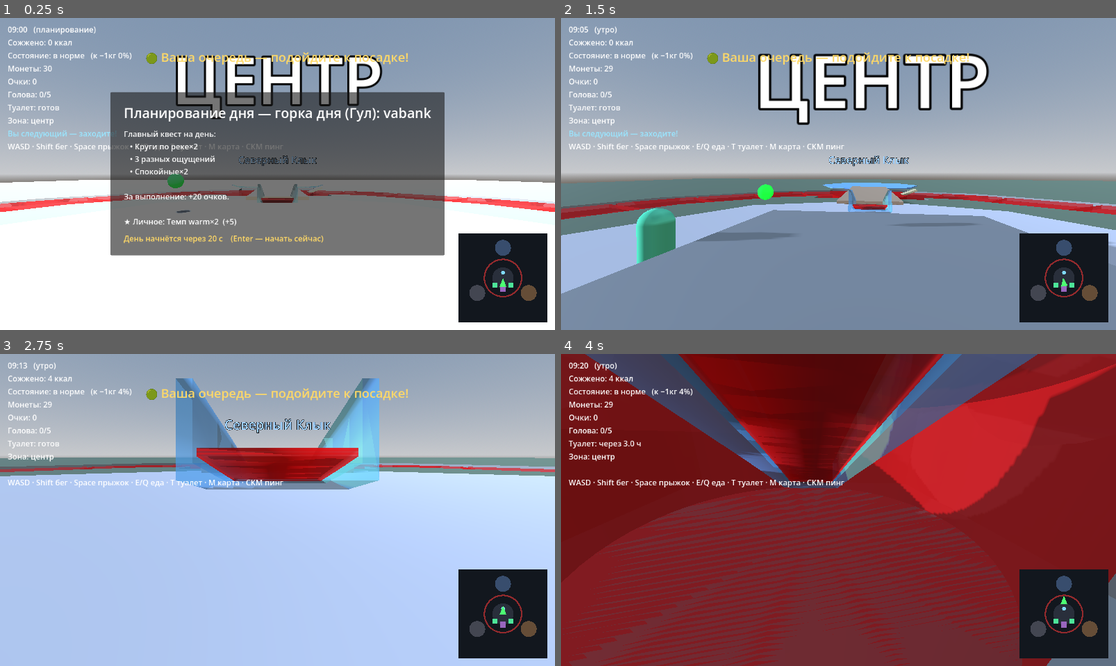
Above: before the commit, frames 1-4 (two rows, left to right).
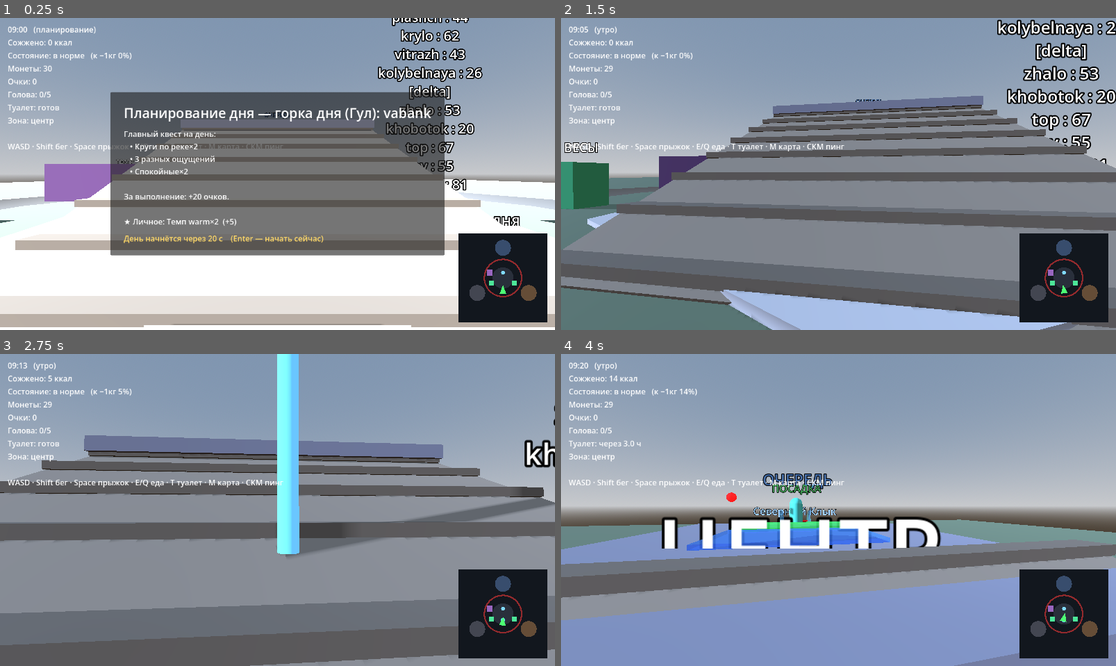
Above: after the commit, the same moments.

Repository: evangelipeep/Red-Wave
Game: Godot game, scene res://world/ParkGreybox.tscn
Same seed, same stepped clock (60 frames per second), same inputs: the game is played once before the commit and once after it. The project has no main scene, so this scene is started directly.
Inputs (mouse positions are in pixels of both pictures, inside the frame that each line leads up to):
- Up to frame 1 (0.25 s): no input
- Up to frame 2 (1.5 s): tap Enter (ui_accept) at 0.5 s; drag from (1066, 276) to (894, 105) at 0.52 s; move the mouse to (810, 174) at 1.27 s; hold W (move_forward) from 1.28 s (still down); tap E (eat_snack) at 1.35 s
- Up to frame 3 (2.75 s): keep holding W (move_forward); tap Space (jump) at 1.52 s; move the mouse to (288, 503) at 2.02 s; hold Middle mouse button (ping) from 2.03 s (still down)
- Up to frame 4 (4 s): keep holding W (move_forward); move the mouse to (832, 516) at 2.77 s; release Middle mouse button (ping) at 2.78 s; tap Shift (sprint) at 2.85 s; click (832, 516) at 2.92 s; tap Space (jump) at 3.02, 3.77 s; move the mouse to (877, 513) at 3.52 s; hold T (toilet) from 3.53 s (still down)

The runs differ from the first frame. In frame 1, 27% of the frame differs, in the area x 0-100%, y 0-100%; in frame 2, 56%; in frame 3, 81%; in frame 4, 95%.

Commit message:
fix(slide+theater): понятная горка с лестницей и зонами, видимый бассейн; театр не запирает
Горка:
- платформа наверху + пандус-лестница (поднимаешься), а не уход под землю
- видимые маркеры зон: синяя ОЧЕРЕДЬ и зелёная ПОСАДКА
- спуск с платформы в неглубокий ВИДИМЫЙ бассейн (не глубокая яма)
- NPC поднимаются по пандусу и катаются (проверено)

Театр:
- ворота не запирают, пока внутри есть игрок (закрываются только когда все вышли)

Парк: река-кольцо временно убрана (мешала размещению), POI разнесены от горки,
спавн игрока перед пандусом.

Co-Authored-By: Claude Opus 4.8 <noreply@anthropic.com>

Diff:
--- a/systems/poi/TheaterPOI.gd
+++ b/systems/poi/TheaterPOI.gd
@@ -81,8 +81,9 @@
 
 func _process(delta: float) -> void:
 	_recalc_phase()
-	# Ворота твёрдые всегда, КРОМЕ фазы "open" (когда можно зайти).
-	var solid := _phase != "open"
+	# Ворота закрыты вне фазы "open", НО не запирают, пока внутри кто-то есть
+	# (закрываются только когда все вышли — иначе не выбраться).
+	var solid := _phase != "open" and not player_inside
 	if _gate.use_collision != solid:
 		_gate.use_collision = solid
 		_gate.visible = solid
--- a/systems/slide/SlideRail.gd
+++ b/systems/slide/SlideRail.gd
@@ -45,13 +45,13 @@
 var _top_local: Vector3
 var _pool_center: Vector3
 var _pool_radius: float = 4.5
-var _pool_floor_y: float = -6.0
-var _pool_surface_y: float = -0.1
+var _pool_floor_y: float = -3.0
+var _pool_surface_y: float = -0.3
 var _light_red: MeshInstance3D
 var _light_green: MeshInstance3D
 var _board_zone: Area3D     # зона посадки (заходишь сюда — едешь)
-const BOARD_OFFSET := Vector3(0, -0.8, 1.0)   # посадка: на 1 м перед устьем трубы, на земле
-const QUEUE_BACK_OFFSET := Vector3(0, 0, 5)   # зона ожидания на 5 м позади устья
+const BOARD_OFFSET := Vector3(0, 0, 1.5)      # зона ПОСАДКИ на платформе, у устья трубы
+const QUEUE_BACK_OFFSET := Vector3(0, 0, 4.5) # зона ОЖИДАНИЯ на платформе, позади посадки
 
 func _ready() -> void:
 	add_to_group("slide")
@@ -78,9 +78,9 @@
 		_build_demo_curve(_path.curve)
 
 func _build_demo_curve(c: Curve3D) -> void:
-	# Простой ПРЯМОЙ скат с земли в яму-бассейн (без виражей — труба совпадает с катанием).
+	# Старт НАВЕРХУ платформы (y≈5) → прямой спуск в видимый бассейн у земли.
 	var pts := [
-		Vector3(0, 1.0, 6), Vector3(0, -0.5, 1), Vector3(0, -3.0, -6), Vector3(0, -5.3, -12),
+		Vector3(0, 5.0, 0), Vector3(0, 3.5, -4), Vector3(0, 1.0, -9), Vector3(0, -1.8, -14),
 	]
 	for p in pts:
 		c.add_point(p)
@@ -129,13 +129,53 @@
 	return to_global(_top_local + BOARD_OFFSET)
 
 func _build_boarding() -> void:
-	# Площадка посадки на земле (старт сплайна + зона ожидания на ней).
-	var pad := CSGBox3D.new()
-	pad.name = "Boarding"
-	pad.size = Vector3(8, 1.2, 13)
-	pad.use_collision = true
-	pad.position = Vector3(_top_local.x, _top_local.y - 0.6, _top_local.z + 4.0)
-	add_child(pad)
+	# Платформа наверху (старт сплайна на ней).
+	var plat := CSGBox3D.new()
+	plat.name = "Platform"
+	plat.size = Vector3(10, 0.4, 11)
+	plat.use_collision = true
+	plat.position = Vector3(_top_local.x, _top_local.y - 0.2, _top_local.z + 4.0)
+	plat.material = _make_material(Color(0.55, 0.55, 0.62), false)
+	add_child(plat)
+
+	# Пандус-лестница с земли на платформу (проходимая коллизия + визуальные ступени).
+	var base := Vector3(_top_local.x, 0.0, _top_local.z + 17.0)
+	var top := Vector3(_top_local.x, _top_local.y, _top_local.z + 8.0)
+	var ramp := CSGBox3D.new()
+	ramp.name = "Ramp"
+	ramp.size = Vector3(10, 0.4, base.distance_to(top) + 0.5)
+	ramp.use_collision = true
+	ramp.material = _make_material(Color(0.6, 0.55, 0.5), false)
+	ramp.transform = Transform3D(Basis.looking_at((top - base).normalized(), Vector3.UP), (base + top) * 0.5)
+	add_child(ramp)
+	var steps := 9
+	for i in range(steps):
+		var sp := base.lerp(top, float(i) / float(steps - 1))
+		var st := CSGBox3D.new()
+		st.size = Vector3(10, 0.18, 0.5)
+		st.position = sp + Vector3(0, 0.22, 0)
+		st.material = _make_material(Color(0.48, 0.44, 0.4), false)
+		add_child(st)
+
+	# Маркеры зон: где стоять и где садиться.
+	_zone_marker(_top_local + QUEUE_BACK_OFFSET, Color(0.3, 0.5, 1.0, 0.6), "ОЧЕРЕДЬ")
+	_zone_marker(_top_local + BOARD_OFFSET, Color(0.3, 1.0, 0.4, 0.6), "ПОСАДКА")
+
+func _zone_marker(local_pos: Vector3, col: Color, text: String) -> void:
+	var m := CSGBox3D.new()
+	m.size = Vector3(4.5, 0.12, 2.6)
+	m.position = local_pos + Vector3(0, 0.08, 0)
+	m.material = _make_material(col, true)
+	add_child(m)
+	var label := Label3D.new()
+	label.text = text
+	label.billboard = BaseMaterial3D.BILLBOARD_ENABLED
+	label.font_size = 40
+	label.pixel_size = 0.011
+	label.outline_size = 8
+	label.modulate = col
+	label.position = local_pos + Vector3(0, 1.7, 0)
+	add_child(label)
 
 func _make_material(col: Color, transparent: bool) -> StandardMaterial3D:
 	var m := StandardMaterial3D.new()
@@ -258,7 +298,7 @@
 
 # --- Геометрия для NPC (мир). Очередь на земле, вбок (+X) от посадки. ---
 func slot_position(i: int) -> Vector3:
-	return to_global(Vector3(2.0 + float(i) * 1.3, 0.2, _top_local.z + QUEUE_BACK_OFFSET.z))
+	return to_global(Vector3(2.0 + float(i) * 1.3, _top_local.y, _top_local.z + QUEUE_BACK_OFFSET.z))
 
 func queue_back_position() -> Vector3:
 	return slot_position(_npc_queue.size())
@@ -274,7 +314,8 @@
 	_npc_queue.erase(agent)
 
 func wander_point() -> Vector3:
-	return Vector3(randf_range(-18.0, 18.0), 0.2, randf_range(-2.0, 16.0))
+	# Гуляют ПЕРЕД платформой (у пандуса), чтобы потом подняться в очередь.
+	return to_global(Vector3(randf_range(-4.0, 4.0), 0.0, randf_range(11.0, 20.0)))
 
 func _ladder_base_local() -> Vector3:
 	return _pool_center + Vector3(_pool_radius - 0.4, _pool_surface_y, 0)
--- a/world/ParkBuilder.gd
+++ b/world/ParkBuilder.gd
@@ -21,11 +21,10 @@
 		_build_pad(z["pos"], 9.0, z["col"])
 		_build_zone_area(z["id"], z["pos"])
 		_build_label(z["name"], z["pos"] + Vector3(0, 5, 0), z["col"])
-		_build_bridge(z["pos"])
-	_build_river()
-	_build_weigh(Vector3(9, 0, 8))
-	_build_weigh(Vector3(-9, 0, 8))
-	_build_theater(Vector3(0, 0, 12))
+	# Река-кольцо временно убрана (мешала размещению горки) — вернём при доводке.
+	_build_weigh(Vector3(13, 0, 6))
+	_build_weigh(Vector3(-13, 0, 6))
+	_build_theater(Vector3(-15, 0, -6))
 
 func _build_weigh(pos: Vector3) -> void:
 	var w := WeighStation.new()
--- a/world/ParkGreybox.tscn
+++ b/world/ParkGreybox.tscn
@@ -49,7 +49,7 @@
 transform = Transform3D(1, 0, 0, 0, 1, 0, 0, 0, 1, 0, 0, -6)
 
 [node name="Player" parent="." instance=ExtResource("4")]
-transform = Transform3D(1, 0, 0, 0, 1, 0, 0, 0, 1, 0, 1.5, 6)
+transform = Transform3D(1, 0, 0, 0, 1, 0, 0, 0, 1, 0, 1.5, 14)
 
 [node name="HUD" parent="." instance=ExtResource("6")]
 
--- a/world/TestPlayground.tscn
+++ b/world/TestPlayground.tscn
@@ -41,7 +41,7 @@
 [node name="SlideRail" parent="." instance=ExtResource("2")]
 
 [node name="Player" parent="." instance=ExtResource("1")]
-transform = Transform3D(1, 0, 0, 0, 1, 0, 0, 0, 1, 0, 1.5, 12.5)
+transform = Transform3D(1, 0, 0, 0, 1, 0, 0, 0, 1, 0, 1.5, 20)
 
 [node name="HUD" parent="." instance=ExtResource("5")]
 
